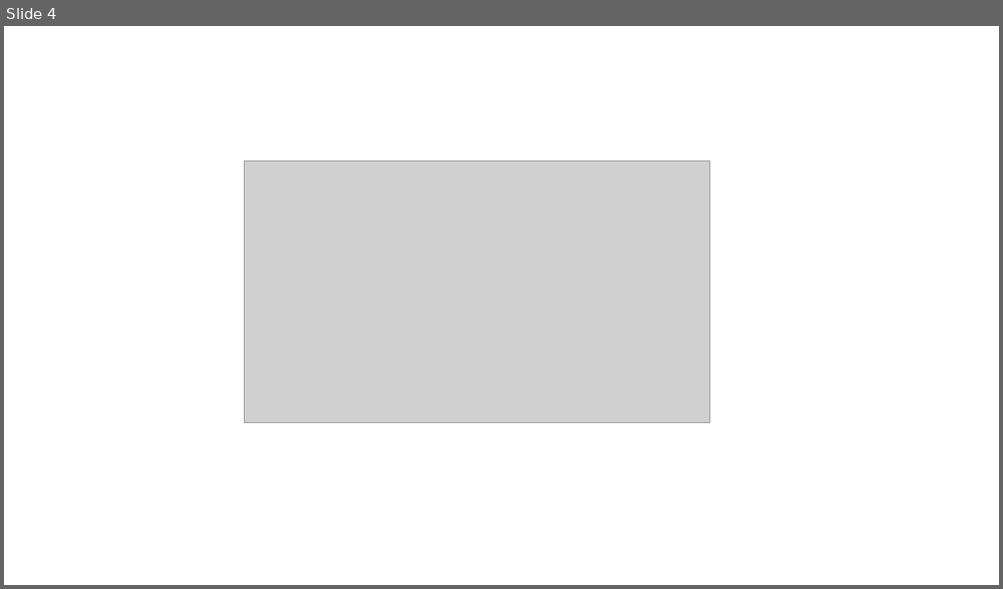
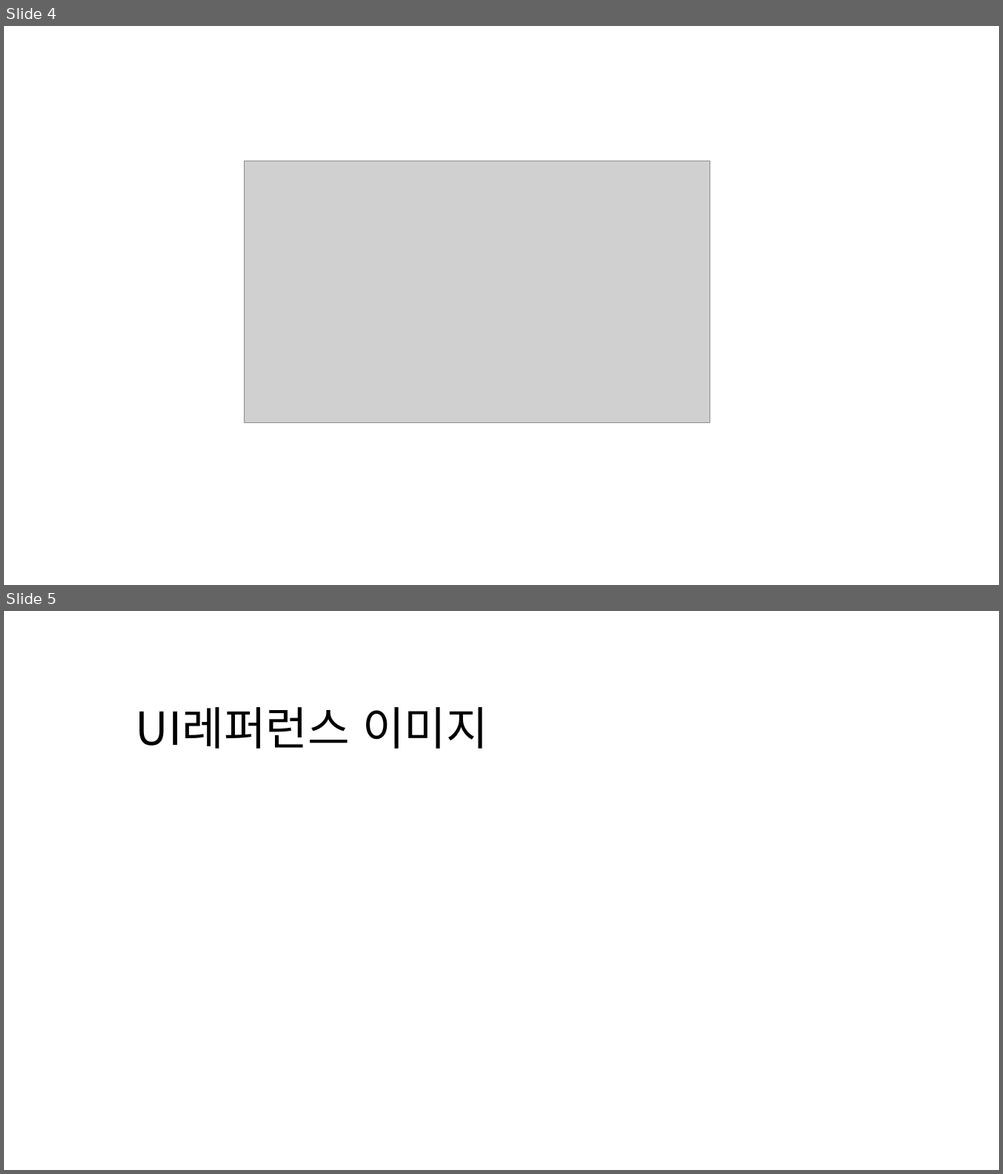
Before and after one commit to gws1017/BlackPotion, a slide deck: document/모델링 레퍼런스 문서.pptx. Shown one above the other, each under a label of ours: slide 4 before the commit, slides 4 and 5 after it. The pictures are 1003x589 and 1003x1174 pixels, drawn with LibreOffice and Linux fonts; fonts in the diff are those of the drawing; grey boxes stand for pictures. Boxes give left, top, right and bottom in pixels: in the first picture for what was removed or moved away, otherwise in the second. Text is boxed around its words. In the diff, an @@ line names an element or a change of style, - is before the commit and + after.

```diff
--- a/document/모델링 레퍼런스 문서.pptx
+++ b/document/모델링 레퍼런스 문서.pptx
@@ slide 5 added at box(4, 611, 999, 1170), background #FFFFFF @@
@@ text added at box(136, 707, 488, 749), 44 pt, text #000000 @@
+UI레퍼런스 이미지
```
Also in this commit, not shown: 1 other slide added, 14 other files.
